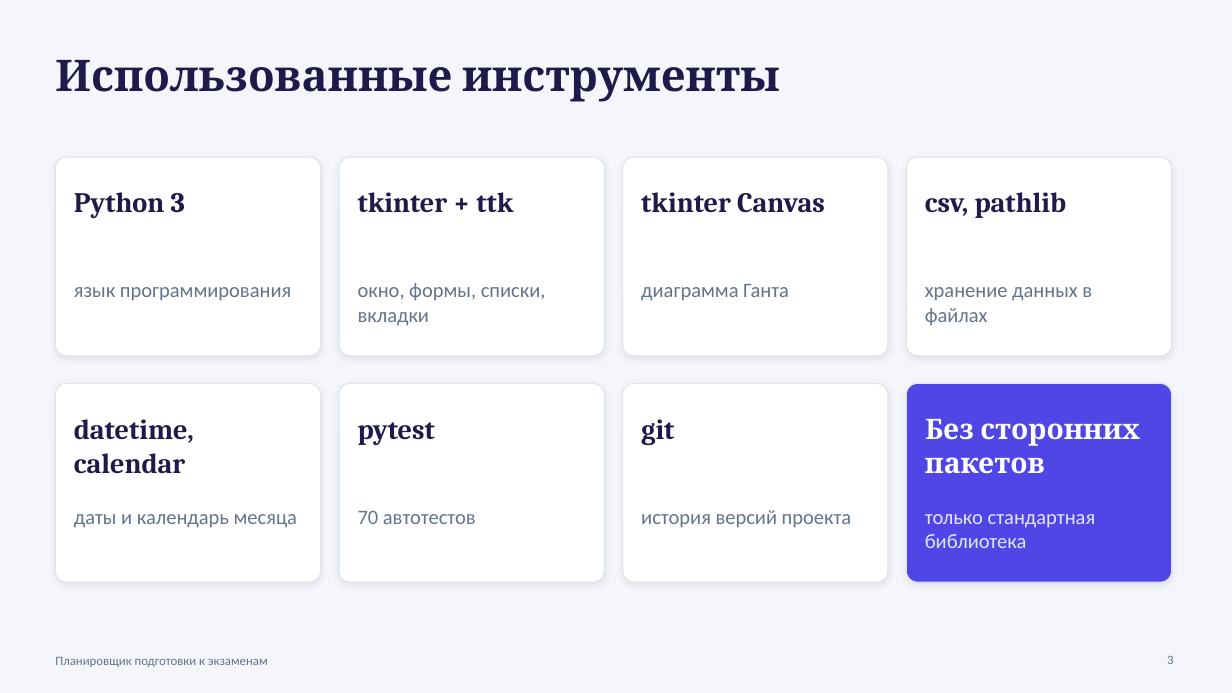
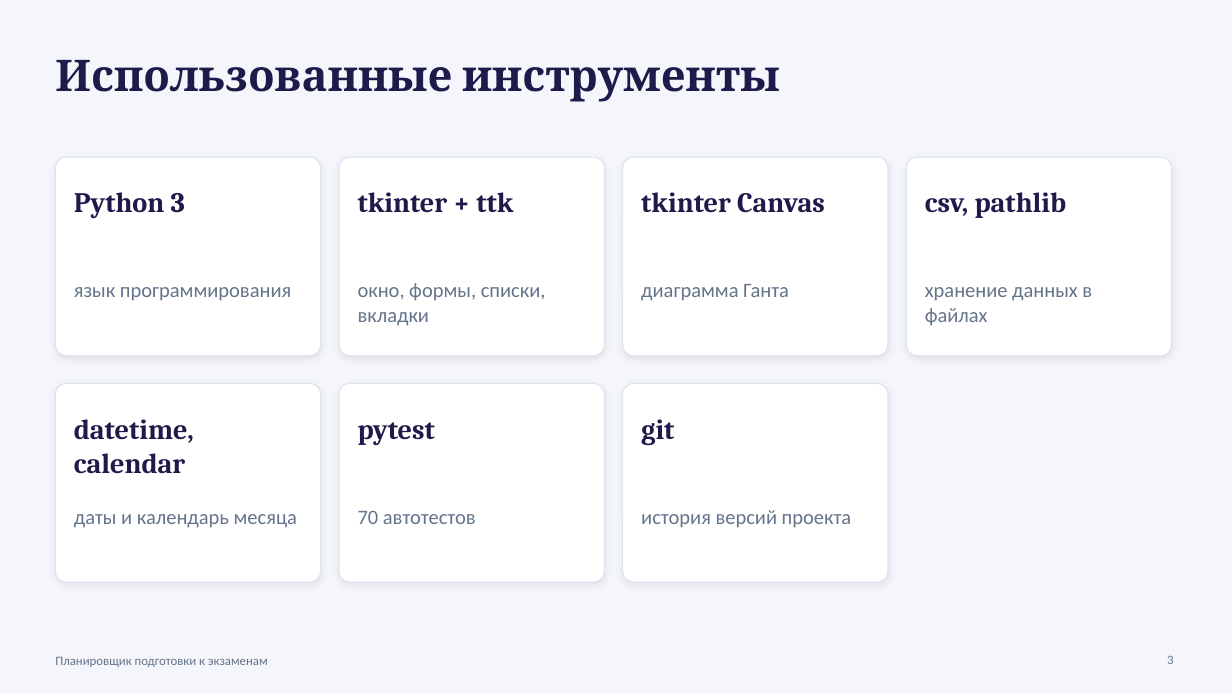
Before and after one commit to leywinkw/exam-planner, a slide deck: slide 3 of docs/Презентация_Планировщик_экзаменов.pptx. Drawn at 1232x693 pixels with LibreOffice and Linux fonts; fonts in the diff are those of the drawing. Boxes give left, top, right and bottom in pixels: in the first picture for what was removed or moved away, otherwise in the second. Text is boxed around its words. In the diff, an @@ line names an element or a change of style, - is before the commit and + after.

```diff
--- a/docs/Презентация_Планировщик_экзаменов.pptx
+++ b/docs/Презентация_Планировщик_экзаменов.pptx
@@ rounded rectangle removed at (907,384,1172,582) @@
@@ text removed at (925,419,1140,474) @@
-Без сторонних пакетов
@@ text removed at (925,514,1096,548) @@
-только стандартная библиотека
```
Also in this commit, not shown: 3 other slides changed, 1 slide added, 20 other files.
